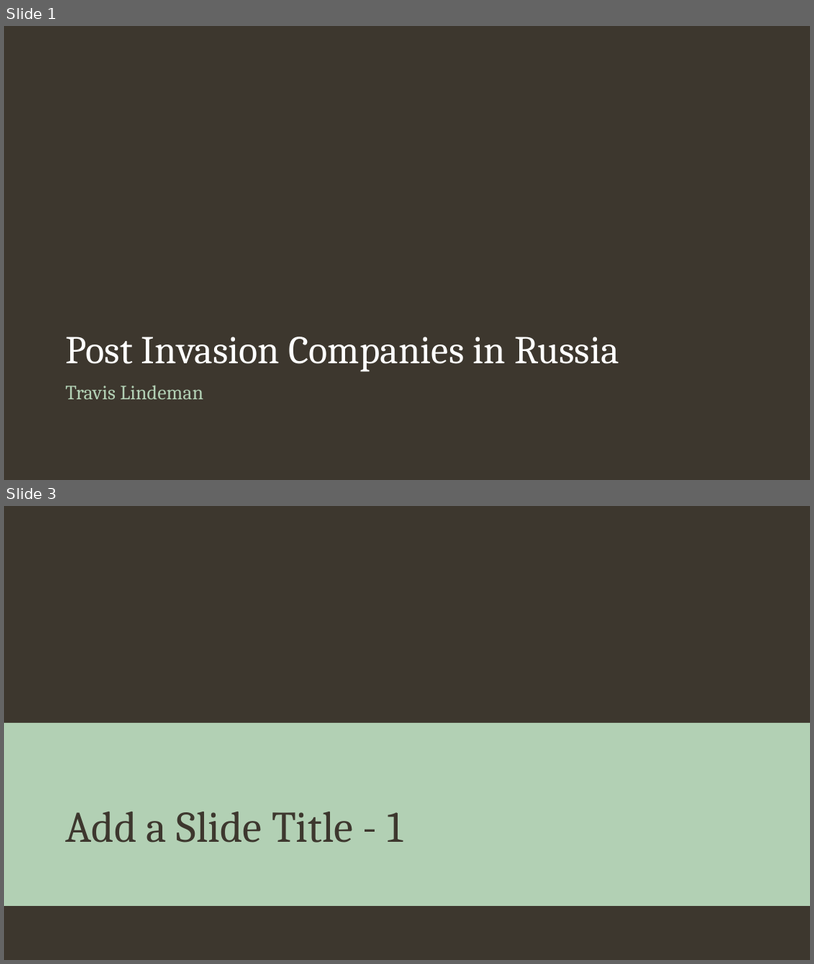
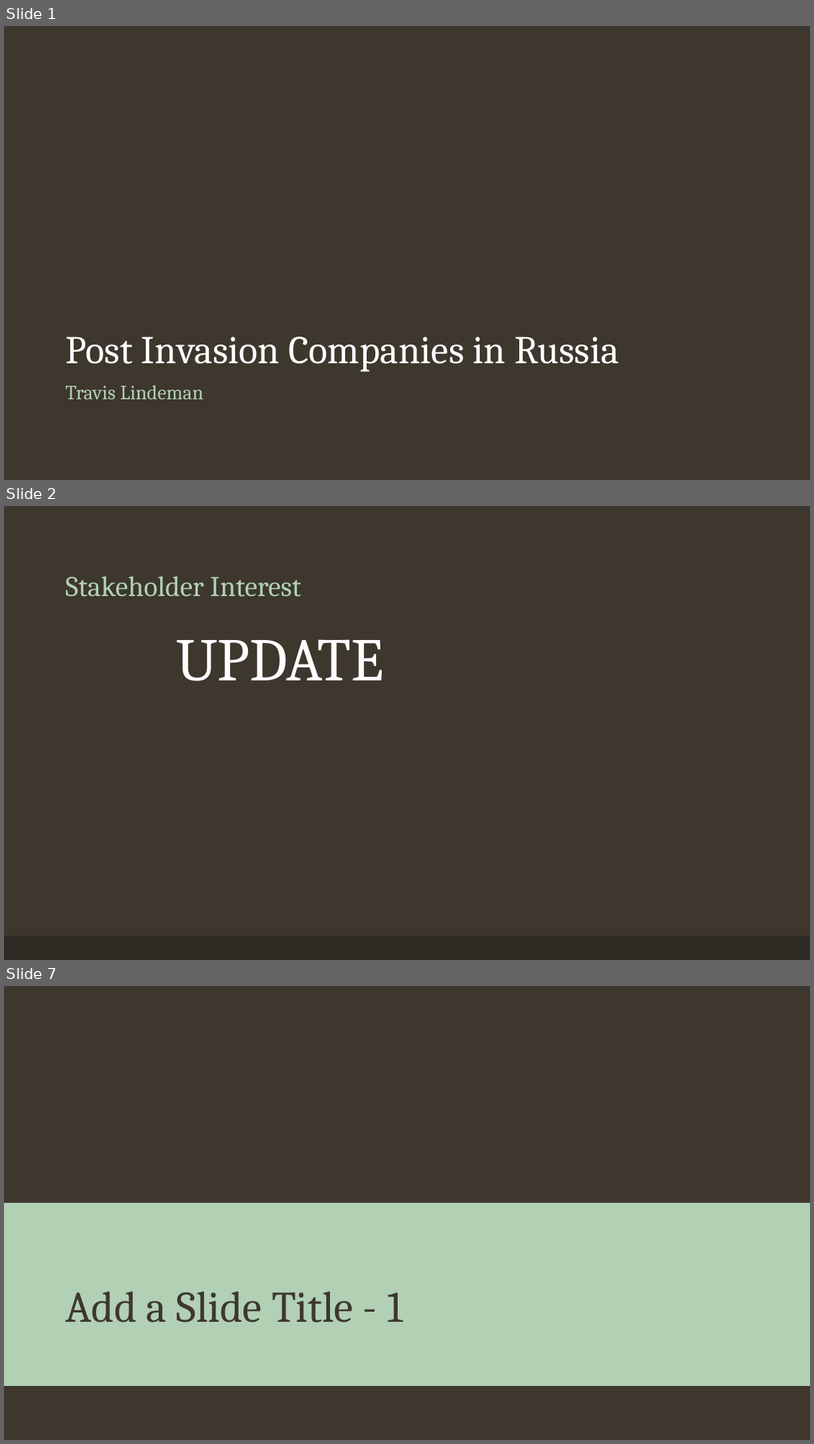
Before and after one commit to tralinde/companies_in_russia, a slide deck: ppt/Companies in Russia After Ukrainian Invasion.pptx. Shown one above the other, each under a label of ours: slides 1 and 3 before the commit, slides 1, 2 and 7 after it; the slides between them are not shown. The pictures are 814x964 and 814x1444 pixels, drawn with LibreOffice and Linux fonts; fonts in the diff are those of the drawing; background and template pictures are left out. Boxes give left, top, right and bottom in pixels: in the first picture for what was removed or moved away, otherwise in the second. Text is boxed around its words. In the diff, an @@ line names an element or a change of style, - is before the commit and + after.

Commit message:
beginning work on ppt presentation and initiating cleaned up readme text.

```diff
--- a/ppt/Companies in Russia After Ukrainian Invasion.pptx
+++ b/ppt/Companies in Russia After Ukrainian Invasion.pptx
@@ slide 2 added at (x1=4, y1=506, x2=810, y2=960), background #3D372E @@
@@ title added at (x1=65, y1=576, x2=301, y2=597), 34 pt, text #B2D0B4 @@
+Stakeholder Interest
@@ text added at (x1=176, y1=639, x2=384, y2=681), 72 pt, text #FFFFFF @@
+UPDATE
@@ rectangle added at (x1=4, y1=936, x2=810, y2=960), fill #2E2923 @@
@@ what was slide 3 is now slide 7 @@
```
Also in this commit, not shown: 1 slide changed, 7 other slides added, 2 other files.
